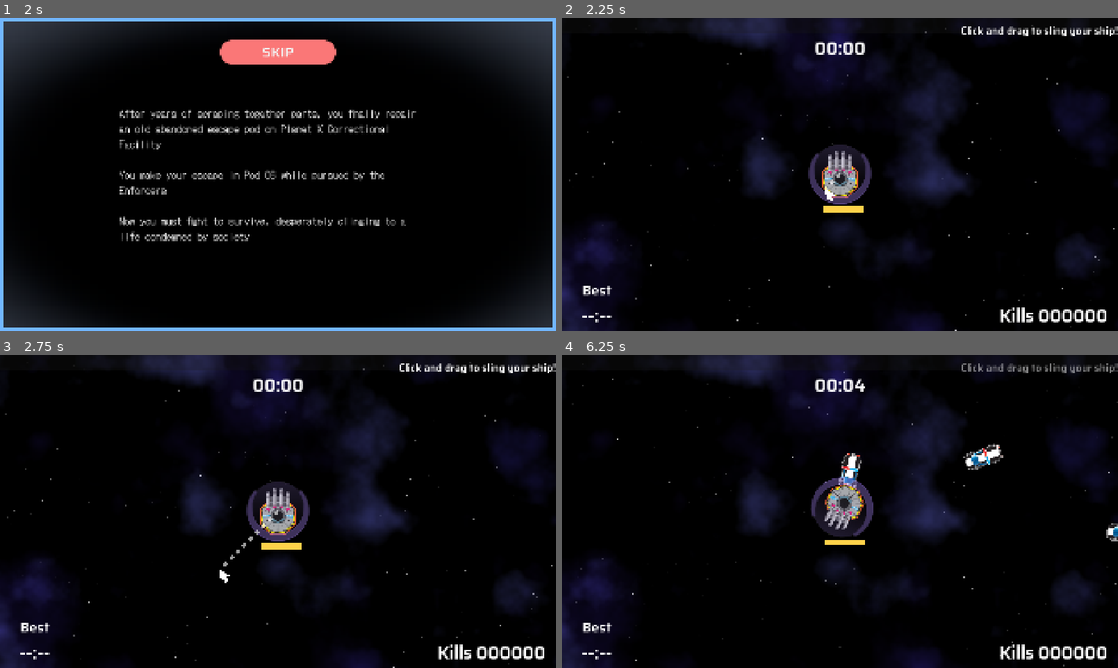
Above: before the commit, frames 1-4 (two rows, left to right).
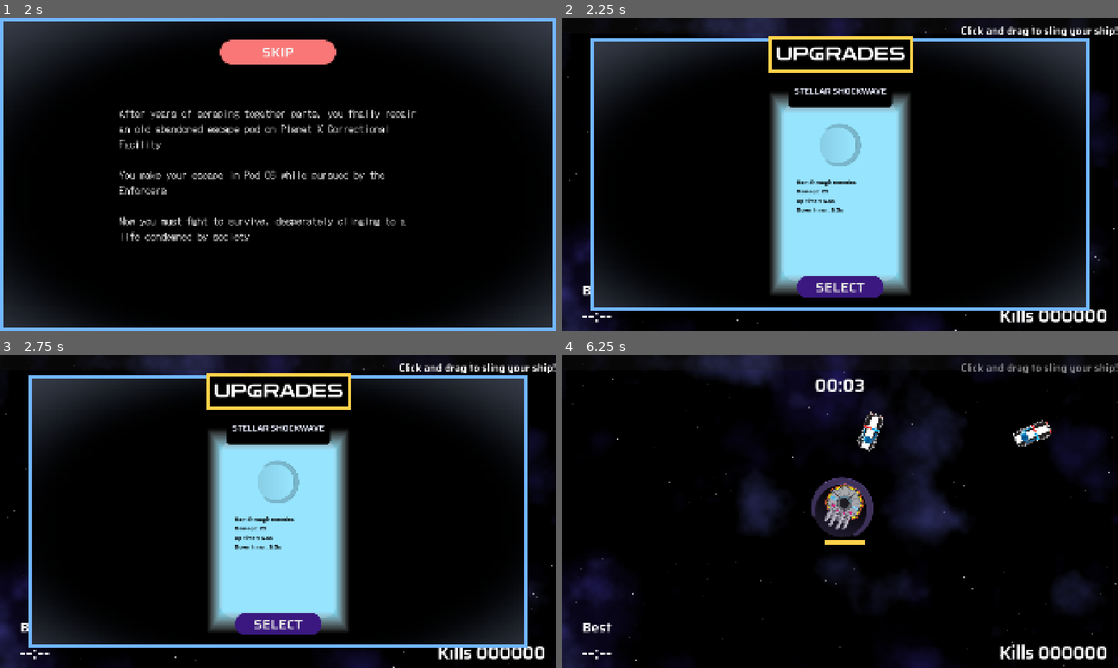
Above: after the commit, the same moments.

Repository: two-sticks-and-a-rock/space-arcade
Game: Godot game, scene res://scenes/main_menu.tscn
Same seed, same stepped clock (60 frames per second), same inputs: the game is played once before the commit and once after it.
Inputs (mouse positions are in pixels of both pictures, inside the frame that each line leads up to):
- Up to frame 1 (2 s): click "START" at 0.5 s; click "SKIP" at 1.25 s
- Up to frame 2 (2.25 s): click "SKIP" at 2 s
- Up to frame 3 (2.75 s): no input
- Up to frame 4 (6.25 s): click (840, 624) at 2.75 s, where only the run after the commit has a clickable "SELECT"; move the mouse to (962, 495) at 3.52 s; press the mouse at (962, 495) at 3.53 s; move the mouse to (728, 527) at 4.27 s; release the mouse at (728, 527) at 4.28 s; click (728, 527) at 4.35 s; move the mouse to (895, 442) at 5.02 s; press the mouse at (895, 442) at 5.03 s; move the mouse to (812, 574) at 5.77 s; release the mouse at (812, 574) at 5.78 s; click (812, 574) at 5.85 s

Frame 1 is identical in both runs. In frame 2, 32% of the frame differs, in the area x 5-95%, y 5-94%; in frame 3, 32%; in frame 4, 1.6%.

Commit message:
add ram as first upgrade

Diff:
--- /dev/null
+++ b/scenes/main.gd
@@ -0,0 +1,19 @@
+extends Node2D
+
+var click_and_drag_tutorial_scene : PackedScene = load("res://scenes/ui/tutorial/click_and_drag.tscn")
+var upgrade_menu_scene : PackedScene = load("res://scenes/ui/upgrade_menu.tscn")
+@onready var player: StaticBody2D = $player
+
+func _on_start_tutorial():
+	var tutorial = click_and_drag_tutorial_scene.instantiate()
+	add_child(tutorial)
+
+func _ready():
+	EventBus.get_starting_weapon.emit()
+	if !EventBus.start_tutorial.is_connected(_on_start_tutorial):
+		EventBus.start_tutorial.connect(_on_start_tutorial)
+
+	get_tree().paused = true
+
+func _physics_process(_delta):
+	pass
--- a/scenes/main.tscn
+++ b/scenes/main.tscn
@@ -1,12 +1,13 @@
 [gd_scene format=3 uid="uid://be6oad5gocvyr"]
 
 [ext_resource type="PackedScene" uid="uid://byxd2bm2bgxqj" path="res://scenes/enemies/enemy_spawner.tscn" id="1_sugp2"]
+[ext_resource type="Script" uid="uid://d172g7hhh4vkg" path="res://scenes/main.gd" id="1_tefeu"]
 [ext_resource type="PackedScene" uid="uid://b1c8lbi40g0up" path="res://scenes/enemies/enemy.tscn" id="2_tbgi4"]
 [ext_resource type="PackedScene" uid="uid://cekmijf83xupg" path="res://scenes/player/player.tscn" id="3_jyhfs"]
 [ext_resource type="PackedScene" uid="uid://cn4ty02lxqjoc" path="res://scenes/space_background/space_background.tscn" id="3_tbgi4"]
-[ext_resource type="PackedScene" uid="uid://d0k6h4rj6a42e" path="res://scenes/ui/tutorial/click_and_drag.tscn" id="5_tbgi4"]
 
 [node name="Main" type="Node2D" unique_id=252374006]
+script = ExtResource("1_tefeu")
 
 [node name="EnemySpawner" parent="." unique_id=684440522 instance=ExtResource("1_sugp2")]
 enemy_scene = ExtResource("2_tbgi4")
@@ -20,5 +21,3 @@
 
 [node name="player" parent="." unique_id=2109895852 instance=ExtResource("3_jyhfs")]
 unique_name_in_owner = true
-
-[node name="ClickAndDrag" parent="." unique_id=436817955 instance=ExtResource("5_tbgi4")]
--- a/scenes/player/player.gd
+++ b/scenes/player/player.gd
@@ -26,8 +26,8 @@
 	#add_child(orbiter_ring)
 	# var frost_nova = frost_nova_scene.instantiate() as Node2D
 	# add_child(frost_nova)
-	var ram_shield = ram_shield_scene.instantiate() as Node2D
-	add_child(ram_shield)
+	# var ram_shield = ram_shield_scene.instantiate() as Node2D
+	# add_child(ram_shield)
 	(magnet_collider.shape as CircleShape2D).radius = magnet_radius
 	# var missile_silo = missile_silo_scene.instantiate() as Node2D
 	# add_child(missile_silo)
--- a/scenes/player/player_weapons/ram_shield/ram_shield.tscn
+++ b/scenes/player/player_weapons/ram_shield/ram_shield.tscn
@@ -20,6 +20,7 @@
 
 [node name="RamShield" type="Node2D" unique_id=1339649772]
 script = ExtResource("1_rl1gc")
+weapon_img_path = "res://art/sprites/bullets/shield3.png"
 display_name = "Stellar Shockwave"
 description = "Ram through enemies"
 base_mechanics = Array[String](["Damage: 25", "Up timer: 5.0s", "Down timer: 5.0s"])
--- a/scenes/ui/EVENT_BUS.gd
+++ b/scenes/ui/EVENT_BUS.gd
@@ -1,5 +1,7 @@
 extends Node
 
+signal get_starting_weapon
+signal start_tutorial
 
 signal level_up
 signal finish_level_up
--- a/scenes/ui/upgrade_menu.gd
+++ b/scenes/ui/upgrade_menu.gd
@@ -3,6 +3,8 @@
 @onready var upgrade_panel_scene : PackedScene = load("res://scenes/ui/upgrade_panel.tscn")
 @onready var h_container : HBoxContainer = $PanelContainer/MarginContainer/VBoxContainer/HBoxContainer
 var hit_max_level = false
+
+var starting_weapon_scene : PackedScene = load("res://scenes/player/player_weapons/ram_shield/ram_shield.tscn")
 
 class UpgradeSetMetadata:
 	var possible_upgrade_sets: Array[WeaponUpgradeSet] = []
@@ -151,6 +153,24 @@
 	visible = false
 	get_tree().paused = false
 
+func create_start_weapon_upgrade_menu():
+	visible = true
+
+	var player = get_tree().root.get_node("Main/player")
+	var starting_weapon = starting_weapon_scene.instantiate() as PlayerWeapon
+
+	var upgrade_panel : MarginContainer = upgrade_panel_scene.instantiate()
+	upgrade_panel.upgrade_name = starting_weapon.display_name if starting_weapon.display_name != null else starting_weapon.name
+	upgrade_panel.img_filepath = starting_weapon.weapon_img_path
+	upgrade_panel.mechanics = [starting_weapon.description if starting_weapon.description != null else "A new weapon!"] as Array[String]
+	for mechanic in starting_weapon.base_mechanics:
+		upgrade_panel.mechanics.append(mechanic as String)
+	upgrade_panel.on_panel_pressed = func():
+		player.add_child(starting_weapon)
+		EventBus.start_tutorial.emit()
+		_on_player_finish_level_up()
+	h_container.add_child(upgrade_panel)
+
 func new_upgrade_menu():
 	visible = false
 	clear_upgrade_panels()
@@ -161,6 +181,9 @@
 func _ready():
 	new_upgrade_menu()
 
+	if !EventBus.get_starting_weapon.is_connected(create_start_weapon_upgrade_menu):
+		EventBus.get_starting_weapon.connect(create_start_weapon_upgrade_menu)
+
 	if(!EventBus.level_up.is_connected(_on_player_level_up)):
 		EventBus.level_up.connect(_on_player_level_up)
 
Not shown, added: scenes/main.gd.uid
